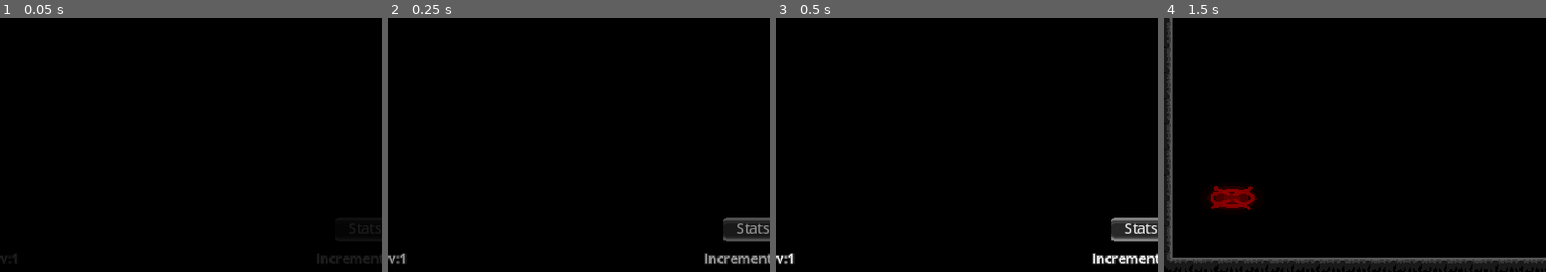
Above: before the commit, frames 1-4 (left to right).
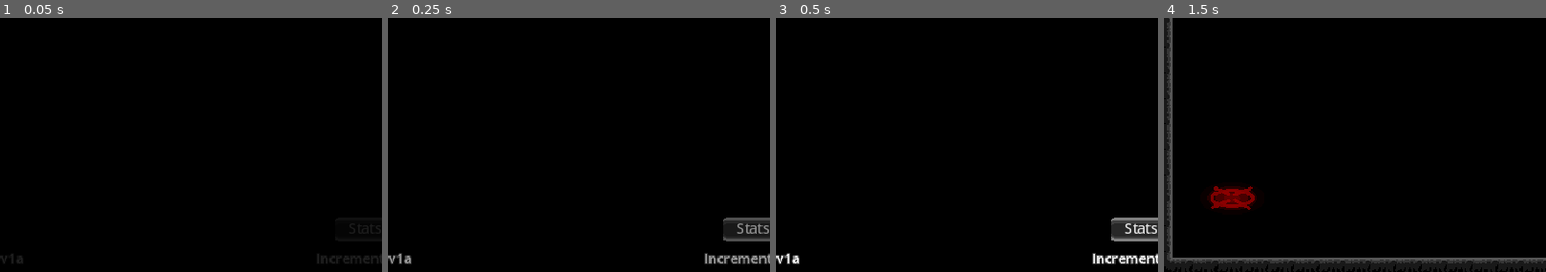
Above: after the commit, the same moments.

Repository: tapenki/EUDAEMONIA
Game: Godot game, scene res://main.tscn
Same seed, same stepped clock (60 frames per second), same inputs: the game is played once before the commit and once after it.
Inputs (mouse positions are % of the whole screen's width and height, from its top left):
- Up to frame 1 (0.05 s): no input
- Up to frame 2 (0.25 s): no input
- Up to frame 3 (0.5 s): no input
- Up to frame 4 (1.5 s): click "Start Day" at 0.5 s; tap Enter at 1.25 s; move the mouse to (72, 45) at 1.27 s; press the mouse at (72, 45) at 1.28 s; hold D (right) from 1.28 s (still down)
The pictures show only the part of the screen within x 2-52%, y 48-98%; the shares and areas given below are measured in that part.

The runs differ from the first frame. In frame 1, less than 0.1% of the frame differs, in the area x 2-6%, y 92-97%; in frame 2, 0.1%; in frame 3, 0.2%, in the area x 2-7%, y 92-97%; in frame 4, nothing differs.

Commit message:
version label

Diff:
--- a/UI/version.gd
+++ b/UI/version.gd
@@ -1,4 +1,4 @@
 extends Label
 
 func _ready() -> void:
-	text = "v:%s" % ProjectSettings.get_setting("application/config/version")
+	text = "v%sa" % ProjectSettings.get_setting("application/config/version")
Not shown, added: .gitignore
